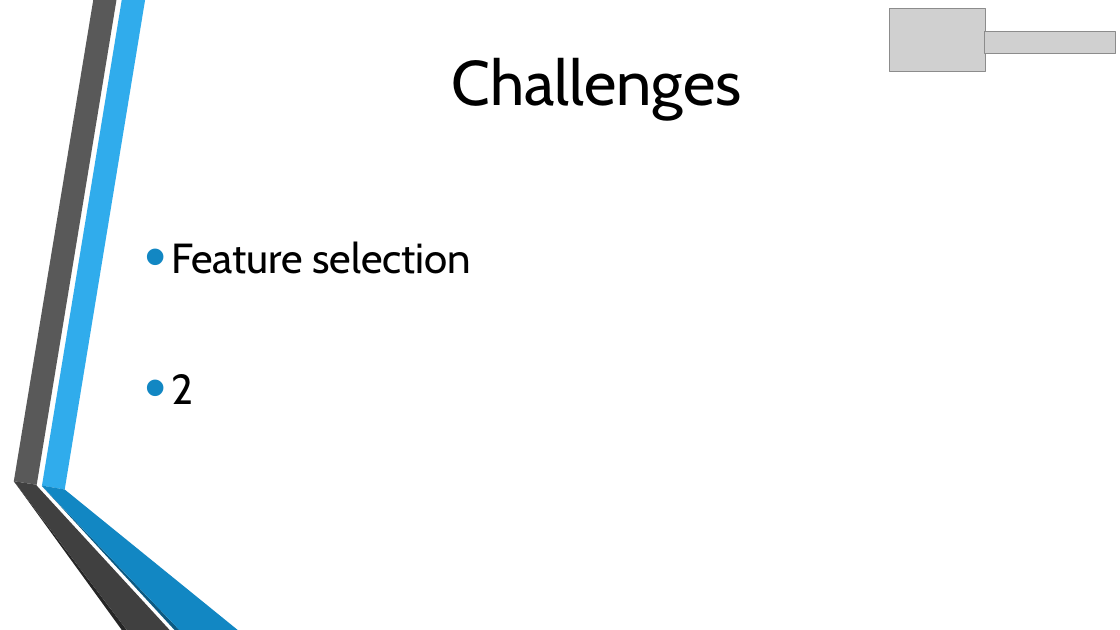
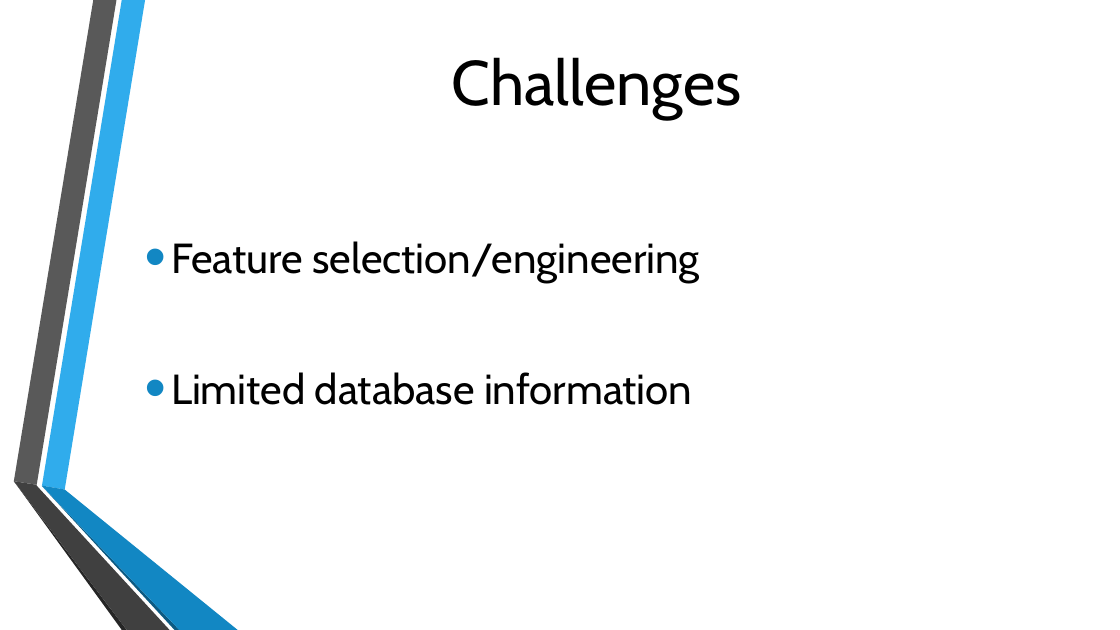
Before and after one commit to NB094/lighthouse-data-notes, a slide deck: slide 10 of Week_4/Day_3/Miniproject 3.pptx (slide 8 before the commit). Drawn at 1120x630 pixels with LibreOffice and Linux fonts; fonts in the diff are those of the drawing; grey boxes stand for pictures; background and template pictures are left out. Boxes give left, top, right and bottom in pixels: in the first picture for what was removed or moved away, otherwise in the second. Text is boxed around its words. In the diff, an @@ line names an element or a change of style, - is before the commit and + after.

```diff
--- a/Week_4/Day_3/Miniproject 3.pptx
+++ b/Week_4/Day_3/Miniproject 3.pptx
@@ picture removed at <box>890,8,985,72</box> @@
@@ picture removed at <box>986,31,1116,53</box> @@
@@ text at <box>171,241,699,405</box>: text changed @@
-• Feature selection
-• 2
+• Feature selection/engineering
+• Limited database information
```
Also in this commit, not shown: 5 other slides changed, 2 slides added, 12 other files.
